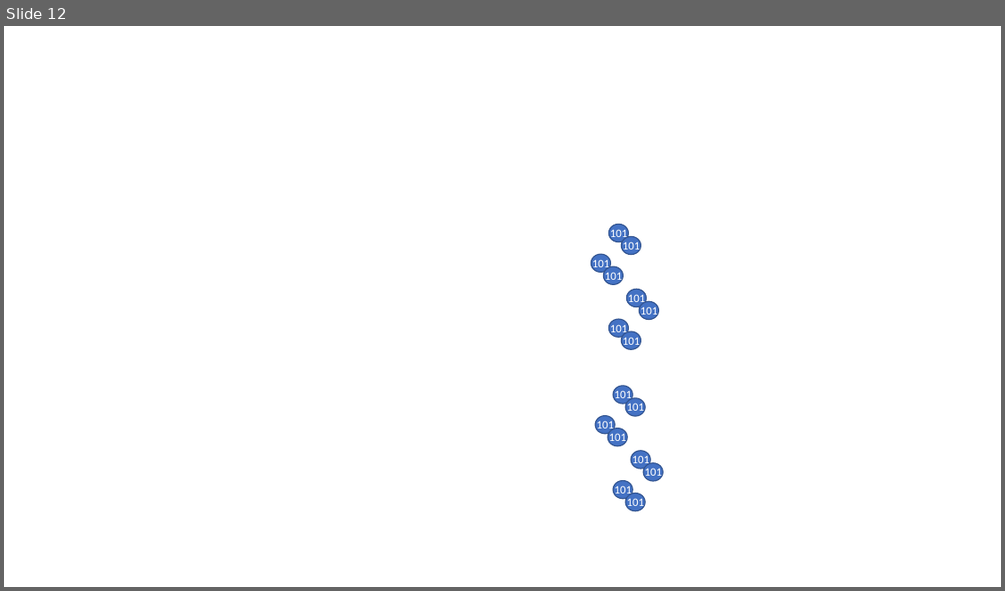
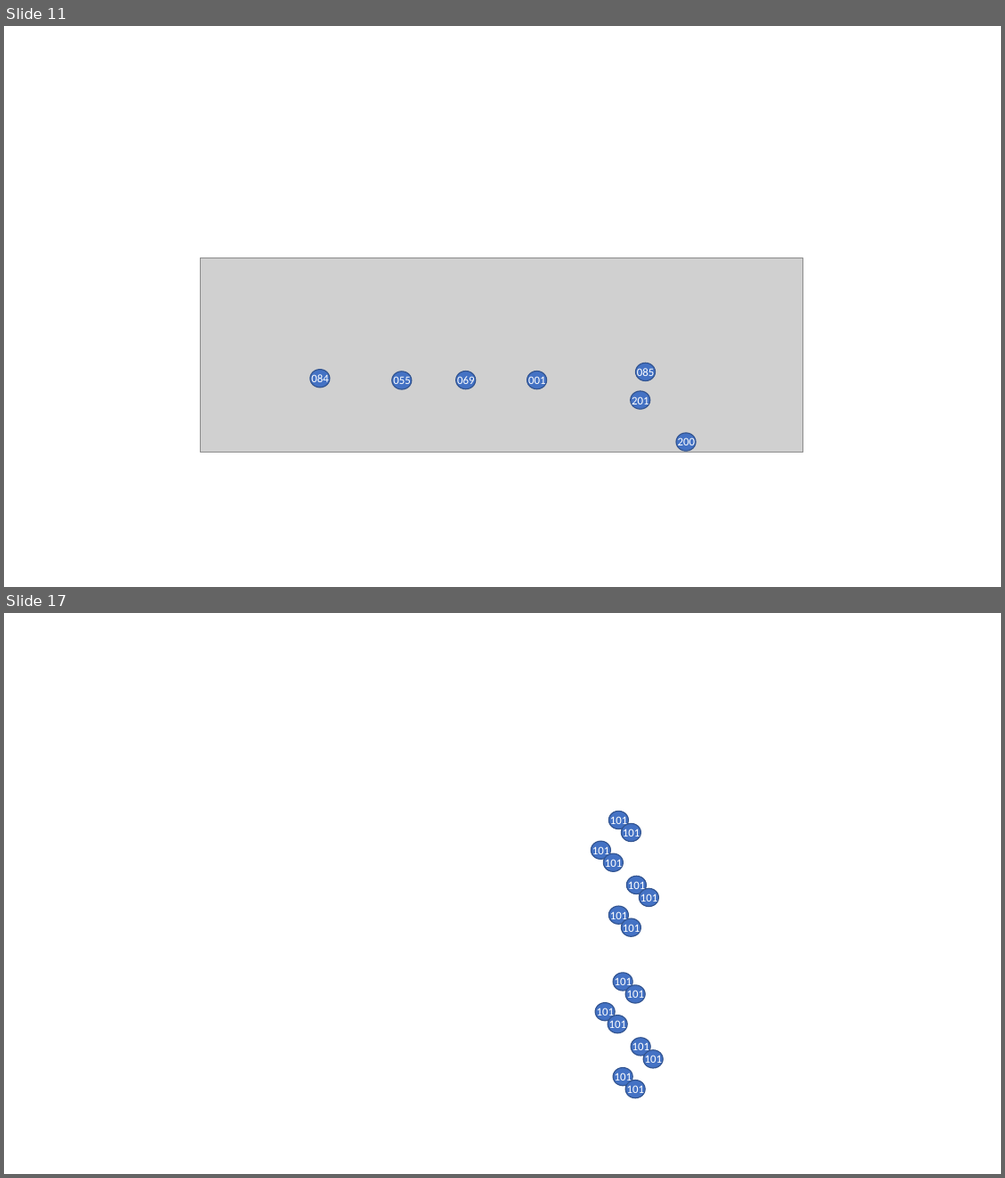
Before and after one commit to I2PM/Standard-Documents-for-Subject-Orientation, a slide deck: PASS-STandardisierungsdokument/20181026-Ontologie-Bilder/20181206 Bilder PASS Ontologie.pptx. Shown one above the other, each under a label of ours: slide 12 before the commit, slides 11 and 17 after it; the slides between them are not shown. The pictures are 1005x591 and 1005x1178 pixels, drawn with LibreOffice and Linux fonts; fonts in the diff are those of the drawing; grey boxes stand for pictures. Boxes give left, top, right and bottom in pixels: in the first picture for what was removed or moved away, otherwise in the second. Text is boxed around its words. In the diff, an @@ line names an element or a change of style, - is before the commit and + after.

```diff
--- a/PASS-STandardisierungsdokument/20181026-Ontologie-Bilder/20181206 Bilder PASS Ontologie.pptx
+++ b/PASS-STandardisierungsdokument/20181026-Ontologie-Bilder/20181206 Bilder PASS Ontologie.pptx
@@ slide 11 added at (4,26,1001,587), background #FFFFFF @@
@@ picture added at (201,257,803,452) @@
@@ ellipse added at (310,370,329,387), fill #4472C4, outline #325491 1 pt @@
@@ ellipse added at (392,371,412,389), fill #4472C4, outline #325491 1 pt @@
@@ ellipse added at (455,370,475,389), fill #4472C4, outline #325491 1 pt @@
@@ ellipse added at (526,370,546,389), fill #4472C4, outline #325491 1 pt @@
@@ ellipse added at (636,362,655,380), fill #4472C4, outline #325491 1 pt @@
@@ text added at (637,366,655,379), 11 pt, text #FFFFFF @@
+085
@@ text added at (311,373,329,386), 11 pt, text #FFFFFF @@
+084
@@ text added at (393,375,411,388), 11 pt, text #FFFFFF @@
+055
@@ text added at (457,374,475,387), 11 pt, text #FFFFFF @@
+069
@@ text added at (528,374,546,387), 11 pt, text #FFFFFF @@
+001
@@ ellipse added at (631,391,650,409), fill #4472C4, outline #325491 1 pt @@
@@ text added at (631,394,649,408), 11 pt, text #FFFFFF @@
+201
@@ ellipse added at (676,433,696,451), fill #4472C4, outline #325491 1 pt @@
@@ text added at (678,436,696,450), 11 pt, text #FFFFFF @@
+200
@@ what was slide 12 is now slide 17 @@
```
Also in this commit, not shown: 1 slide changed, 4 other slides added, 20 other files.
